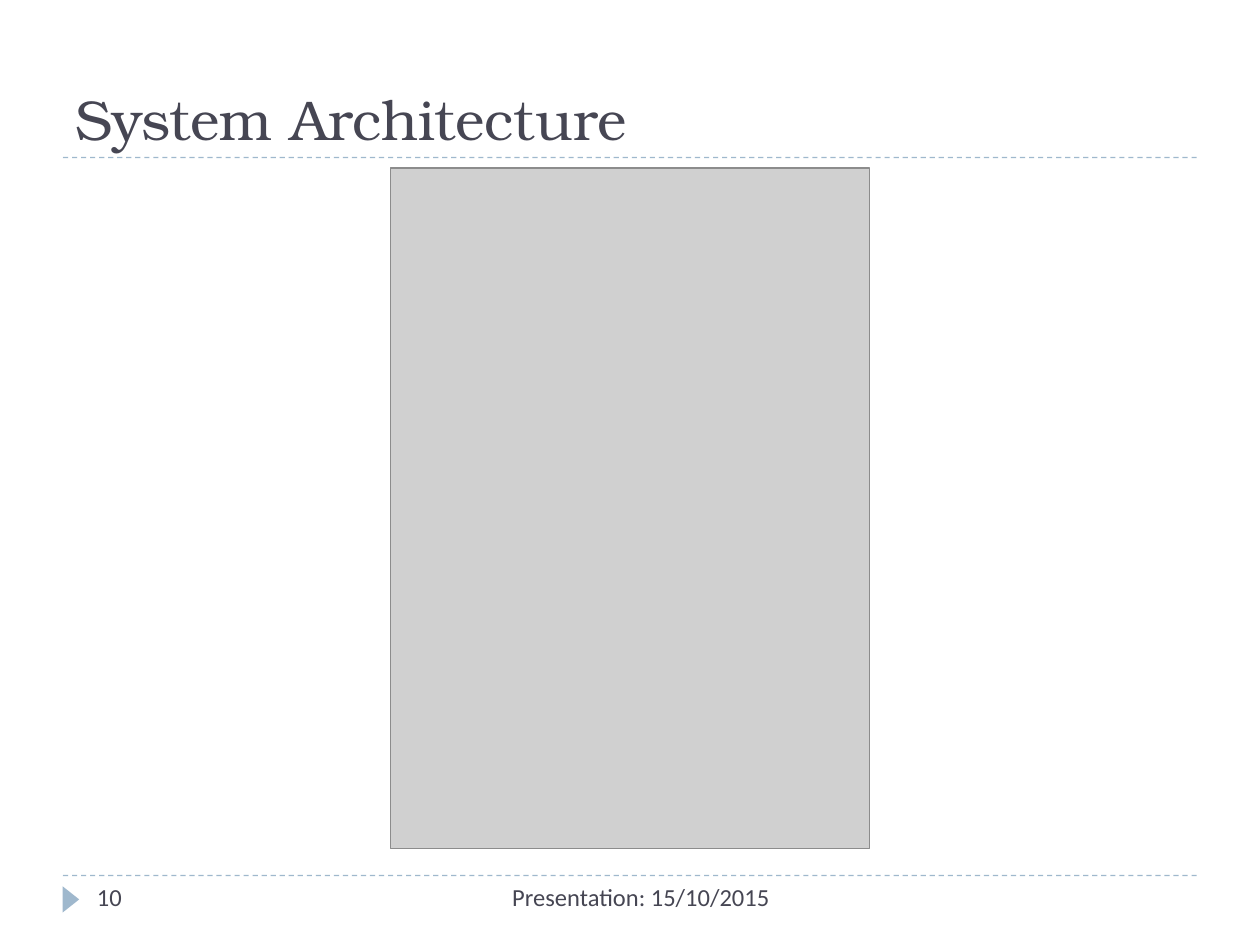
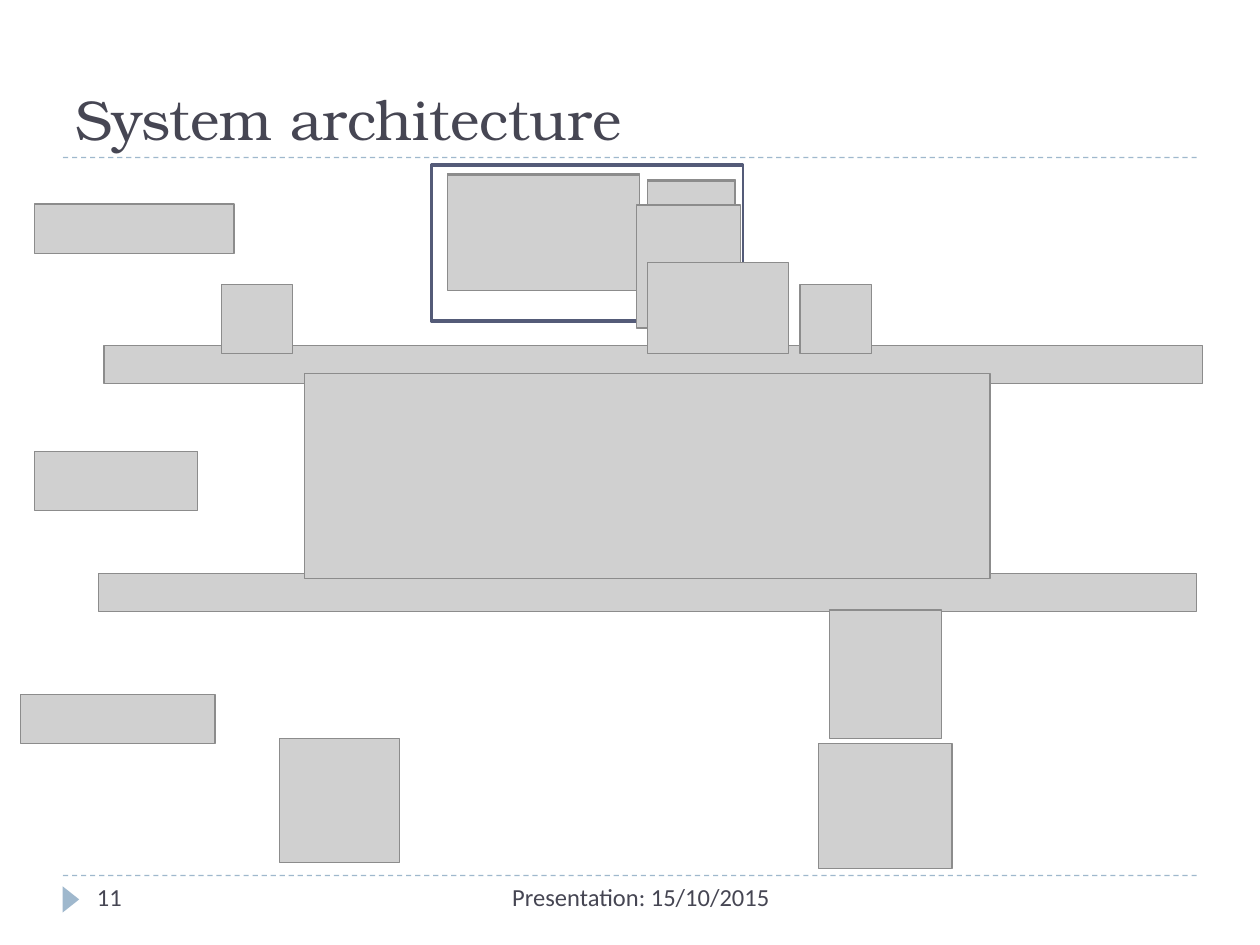
Before and after one commit to Christos-Papoulas/master_thesis, a slide deck: slide 11 of presentation/presentation.pptx (slide 10 before the commit). Drawn at 1260x945 pixels with LibreOffice and Linux fonts; fonts in the diff are those of the drawing; grey boxes stand for pictures. Boxes give left, top, right and bottom in pixels: in the first picture for what was removed or moved away, otherwise in the second. Text is boxed around its words. In the diff, an @@ line names an element or a change of style, - is before the commit and + after.

```diff
--- a/presentation/presentation.pptx
+++ b/presentation/presentation.pptx
@@ title at (75,100,621,153): text changed @@
-System Architecture
+System architecture
@@ picture removed at (391,168,869,848) @@
@@ rectangle added at (431,165,742,321), outline #545C79 1.5 pt @@
@@ rectangle added at (431,166,742,323), outline #545C79 1.5 pt @@
@@ picture added at (447,174,640,290) @@
@@ picture added at (447,175,640,291) @@
@@ picture added at (648,179,735,276) @@
@@ picture added at (35,204,234,253) @@
@@ picture added at (636,205,741,329) @@
@@ picture added at (648,181,735,278) @@
@@ picture added at (648,263,789,354) @@
@@ picture added at (222,285,292,354) @@
@@ picture added at (800,285,871,354) @@
@@ picture added at (105,345,1203,383) @@
@@ picture added at (305,374,990,580) @@
@@ picture added at (35,451,198,510) @@
@@ picture added at (98,573,1197,611) @@
@@ picture added at (829,610,941,738) @@
@@ picture added at (21,694,215,743) @@
@@ picture added at (280,738,399,862) @@
@@ picture added at (819,743,953,868) @@
@@ page number at (97,890,122,906): text changed @@
-10
+11
```
Also in this commit, not shown: 1 other slide changed, 1 slide added, 9 other files.
